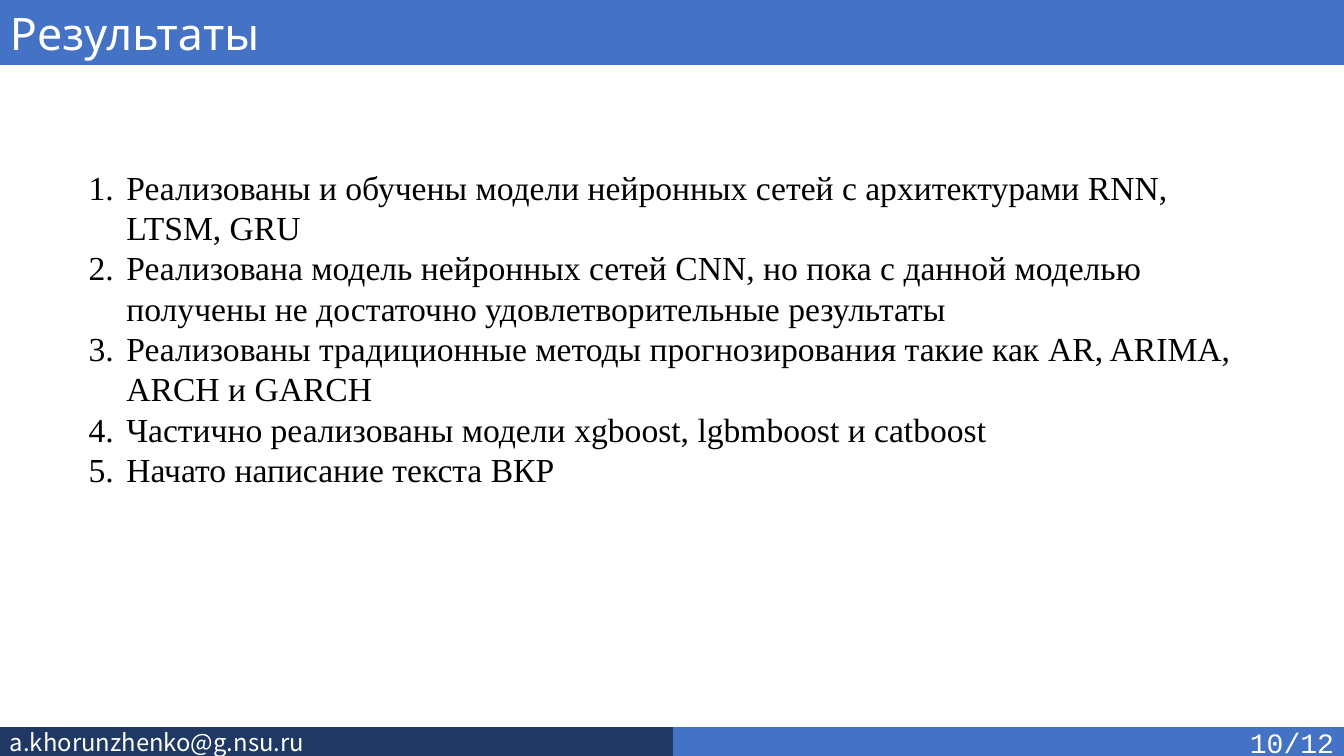
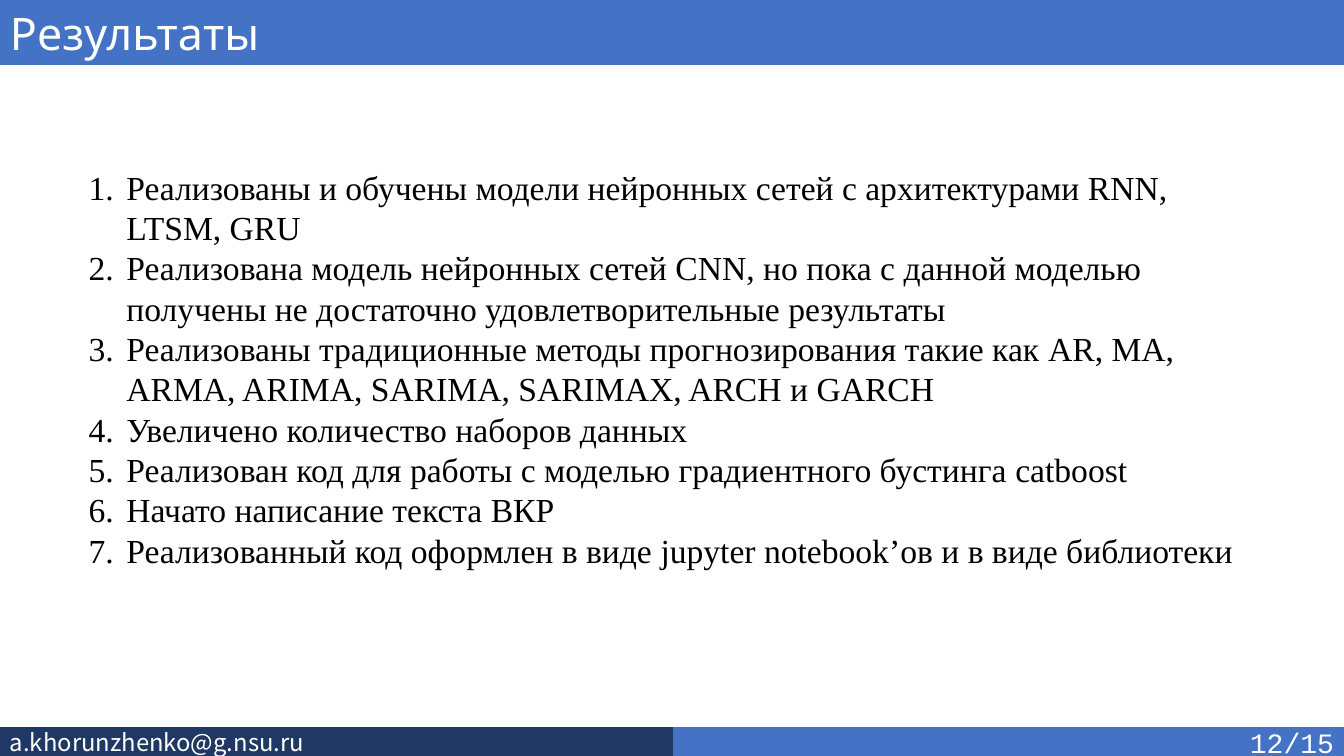
Before and after one commit to SkivHisink/MasterWork, a slide deck: slide 14 of Text/Хорунженко_презентация_3_сем.pptx (slide 13 before the commit). Drawn at 1344x756 pixels with LibreOffice and Linux fonts; fonts in the diff are those of the drawing. Boxes give left, top, right and bottom in pixels: in the first picture for what was removed or moved away, otherwise in the second. Text is boxed around its words. In the diff, an @@ line names an element or a change of style, - is before the commit and + after.

Commit message:
Presentation update

```diff
--- a/Text/Хорунженко_презентация_3_сем.pptx
+++ b/Text/Хорунженко_презентация_3_сем.pptx
@@ text at box(126, 338, 1175, 489): text changed @@
-3. Реализованы традиционные методы прогнозирования такие как AR, ARIMA, ARCH и GARCH
-4. Частично реализованы модели xgboost, lgbmboost и catboost
+3. Реализованы традиционные методы прогнозирования такие как AR, MA, ARMA, ARIMA, SARIMA, SARIMAX, ARCH и GARCH
+4. Увеличено количество наборов данных
+5. Реализован код для работы с моделью градиентного бустинга catboost
@@ text at box(126, 539, 1232, 569): paragraph added @@
+7. Реализованный код оформлен в виде jupyter notebook’ов и в виде библиотеки
@@ text in rectangle at box(1250, 733, 1334, 754): text changed @@
-10/12
+12/15
```
Also in this commit, not shown: 13 other slides changed, 2 slides added, 2 other files.
